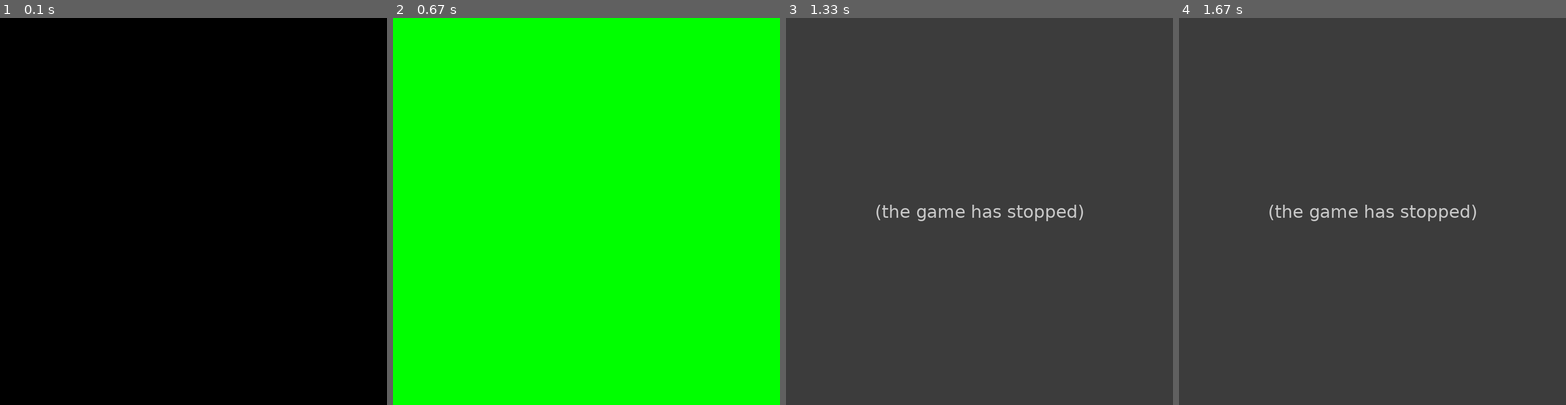
Above: before the commit, frames 1-4 (left to right).
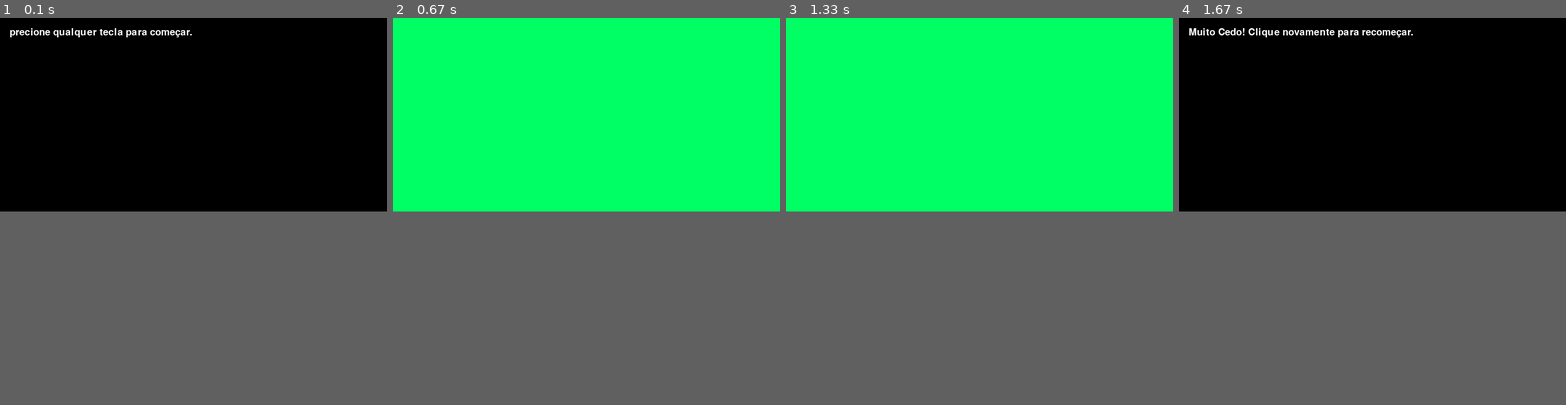
Above: after the commit, the same moments.

Repository: AnandaCampelo/Aquario_PyGame
Game: pygame game, started from Reaction_Time-Base.py
Two runs of this game, one before a commit and one after it. Both use one fixed random seed, a clock stepped at 60 frames per second and the inputs below.
Inputs:
- Up to frame 1 (0.1 s): no input
- Up to frame 2 (0.67 s): tap Enter at 0.33 s
- Up to frame 3 (1.33 s): tap Space at 0.67 s; tap Enter at 1 s
- Up to frame 4 (1.67 s): tap Space at 1.33 s
In our replay, the window is 800x800 before the commit and 800x400 after it. These sizes can differ from the game's own. Grey fills any space a smaller window leaves; there, only what the larger window draws over its background counts as a difference.

The runs differ from the first frame. In frame 1, 0.4% of the frame differs, in the area x 2-50%, y 2-5%; in frame 2, 50%; in frame 3, 50%, in the area x 0-100%, y 0-53%; in frame 4, 50%.
Before the commit the program exited at 0.68 s; later frames show no game.

Commit message:
001 minigame

Diff:
--- a/Reaction_Time-Base.py
+++ b/Reaction_Time-Base.py
@@ -3,8 +3,12 @@
 
 pygame.init()
 
-screen = pygame.display.set_mode((800,800)) #main display surface object
+screen = pygame.display.set_mode((800,400)) #main display surface object
 clock = pygame.time.Clock() #measure time
+
+font = pygame.font.SysFont(None, 30)
+img = font.render('precione qualquer tecla para começar.', True, (255,255,255))
+screen.blit(img, (20, 20))
 
 current_time = 0
 button_pressed_time = 0
@@ -13,6 +17,8 @@
 
 k = True
 a = True
+b = False
+c = False
 
 #game loop
 while k:
@@ -24,27 +30,37 @@
             sys.exit()
         if event.type == pygame.KEYDOWN and a == True:
             button_pressed_time = pygame.time.get_ticks()
-            screen.fill((0,255,0))
+            screen.fill((0,255,100))
             a = False
-        elif event.type == pygame.KEYDOWN and a == False:
-                reaction_time = pygame.time.get_ticks()
-                print(f'reaction time: {reaction_time}')
+        elif event.type == pygame.KEYDOWN and a == False and b == True:
+            screen.fill((0,0,0))
+            reaction_time = pygame.time.get_ticks()
+            print('\n' + f'tempo de reação: {reaction_time}' + '\n')
+            font = pygame.font.SysFont(None, 30)
+            img = font.render(f'tempo de reação: {reaction_time}', True, (255,255,255))
+            screen.blit(img, (20, 20))
+            a = True
+            b = False
+            c = True
+        elif event.type == pygame.KEYDOWN and a == False and b == False:
+            screen.fill((0,0,0))
+            font = pygame.font.SysFont(None, 30)
+            img = font.render('Muito Cedo! Clique novamente para recomeçar.', True, (255,255,255))
+            screen.blit(img, (20, 20))
+            a = True
 
     lista_tempo = []
     for i in range(2000,10000):
         lista_tempo.append(i)
 
     random_time = random.choice(lista_tempo)
-    print(random_time)
 
     #gets what milliseconds it is at the moment
     current_time = pygame.time.get_ticks()
 
-    if  current_time - button_pressed_time > random_time:
-        screen.fill((250,0,0))
-
-    if reaction_time > 0:
-        k = False
+    if current_time - button_pressed_time > random_time and a == False:
+        screen.fill((250,0,50))
+        b = True
 
     #draw the frame painted in the while loop:
     pygame.display.flip()
